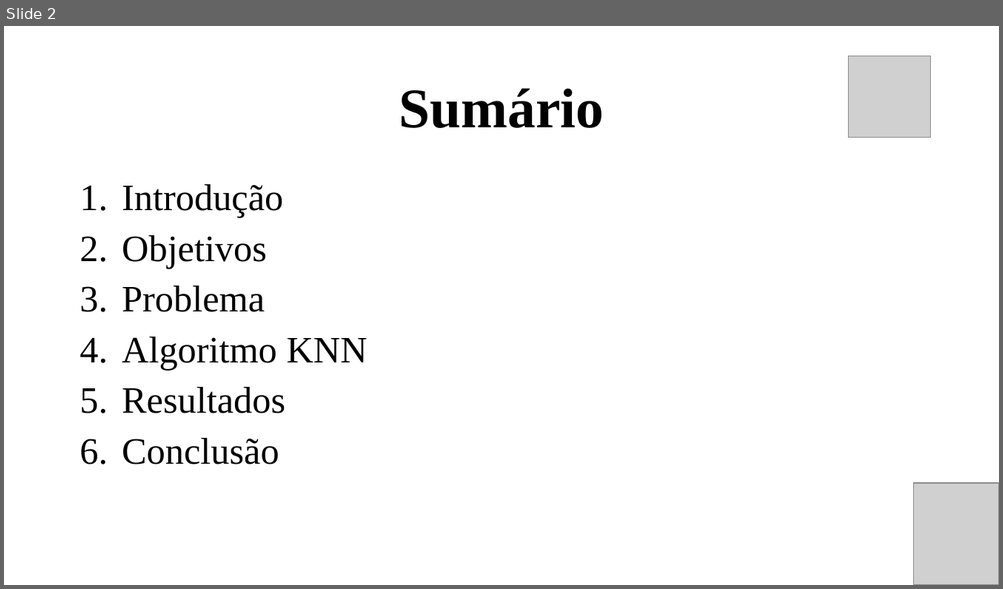
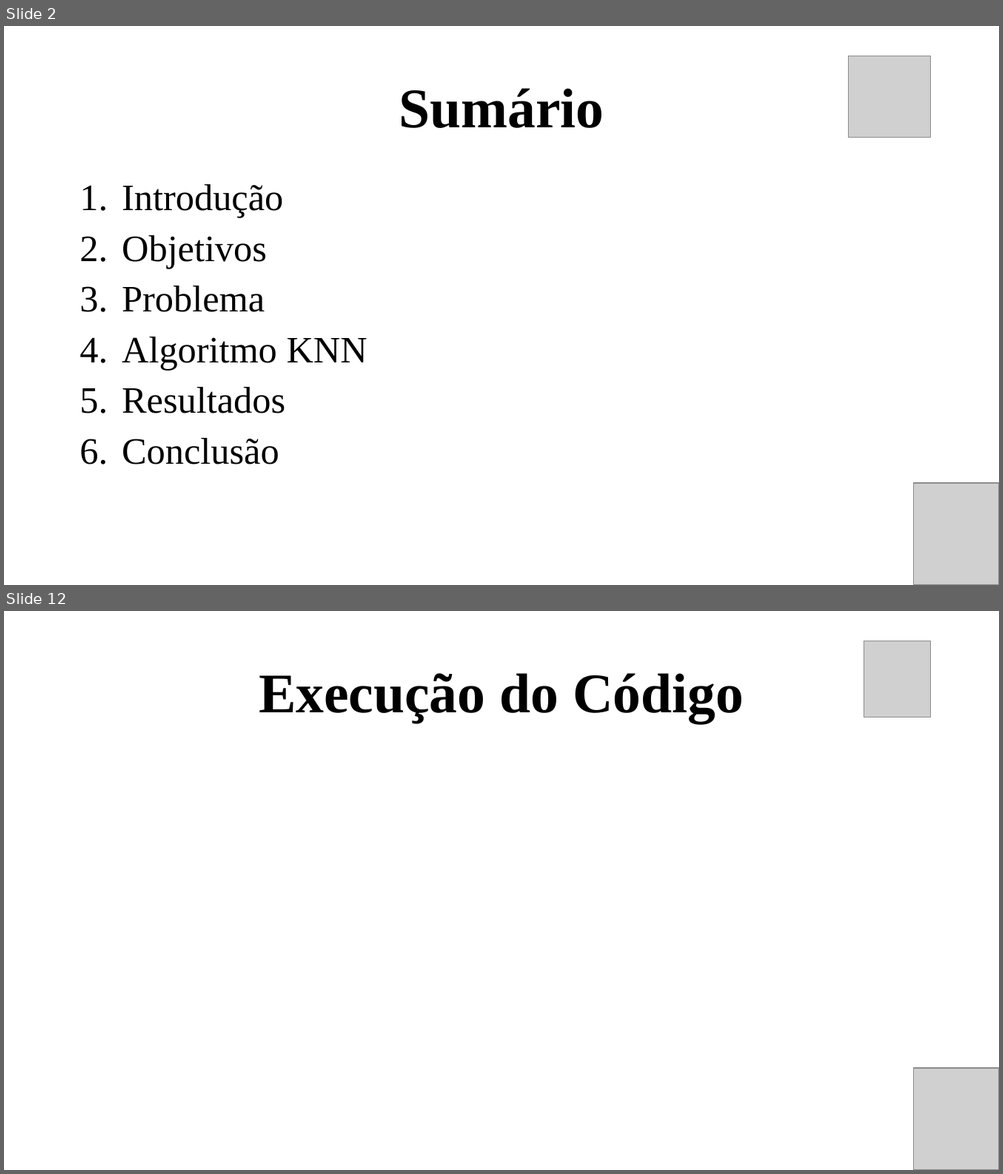
Before and after one commit to RannieryDias/IA_PROJETO, a slide deck: IA_PROJETO/artefatos/Projeto Apresentação.pptx. Shown one above the other, each under a label of ours: slide 2 before the commit, slides 2 and 12 after it; the slides between them are not shown. The pictures are 1003x589 and 1003x1174 pixels, drawn with LibreOffice and Linux fonts; fonts in the diff are those of the drawing; grey boxes stand for pictures. Boxes give left, top, right and bottom in pixels: in the first picture for what was removed or moved away, otherwise in the second. Text is boxed around its words. In the diff, an @@ line names an element or a change of style, - is before the commit and + after.

```diff
--- a/IA_PROJETO/artefatos/Projeto Apresentação.pptx
+++ b/IA_PROJETO/artefatos/Projeto Apresentação.pptx
@@ slide 12 added at [4, 611, 999, 1170], background #FFFFFF @@
@@ picture added at [865, 641, 930, 717] @@
@@ title added at [259, 673, 743, 723], 54 pt, text #000000, bold @@
+Execução do Código
@@ picture added at [913, 1068, 999, 1170] @@
```
Also in this commit, not shown: 6 slides changed, 6 other slides added, 4 slides removed.
